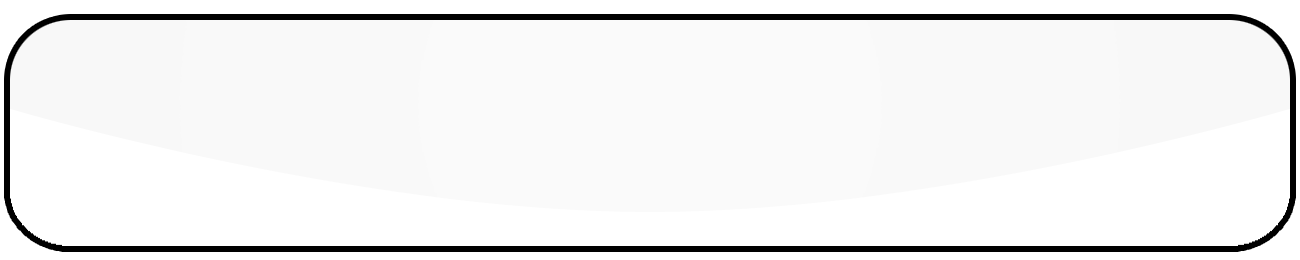
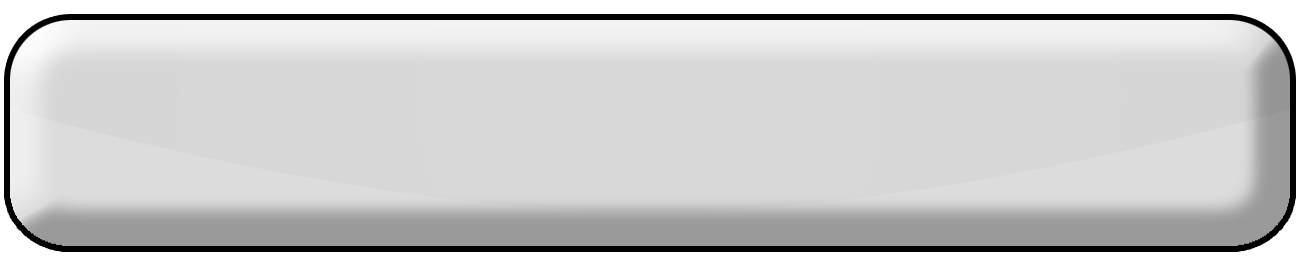
Revision of a layered 1300x260 image; what changed, layer by layer:
added layer "Color Fill 3" (multiply) in group "Element" over [10, 20, 1290, 246]
